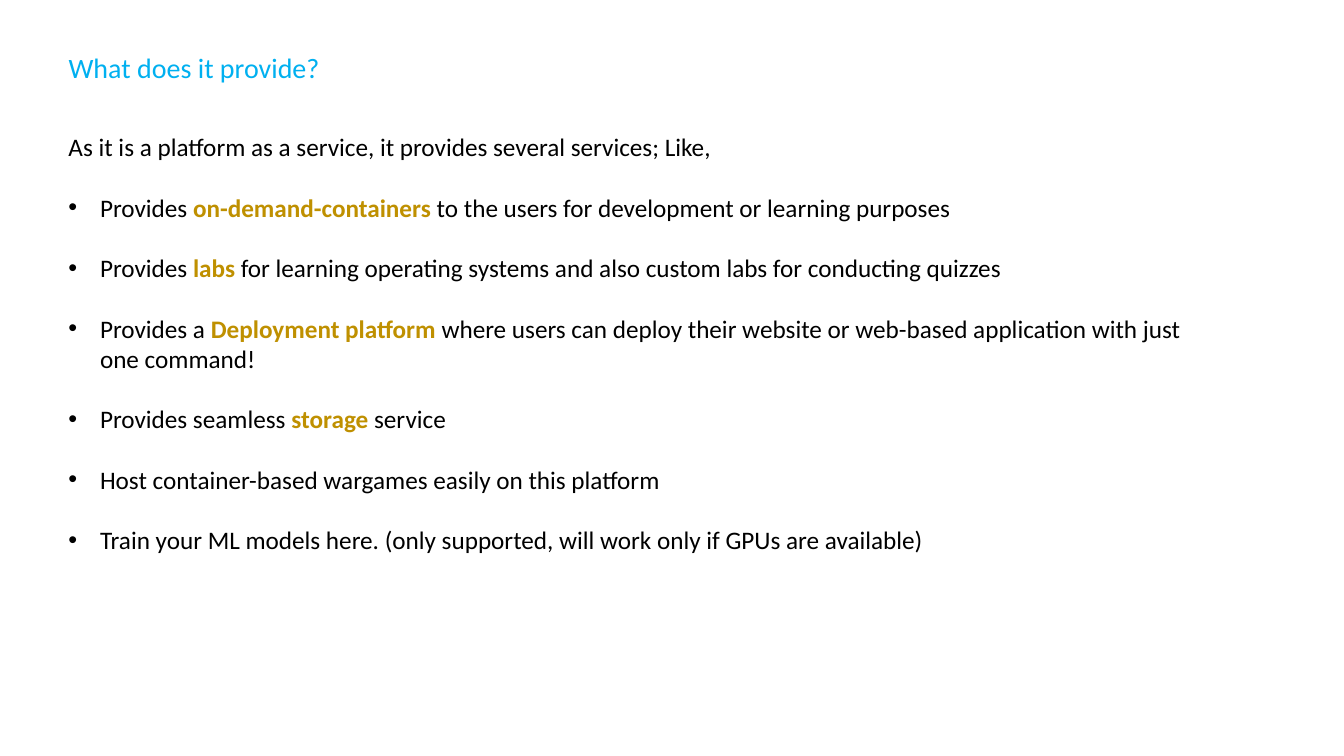
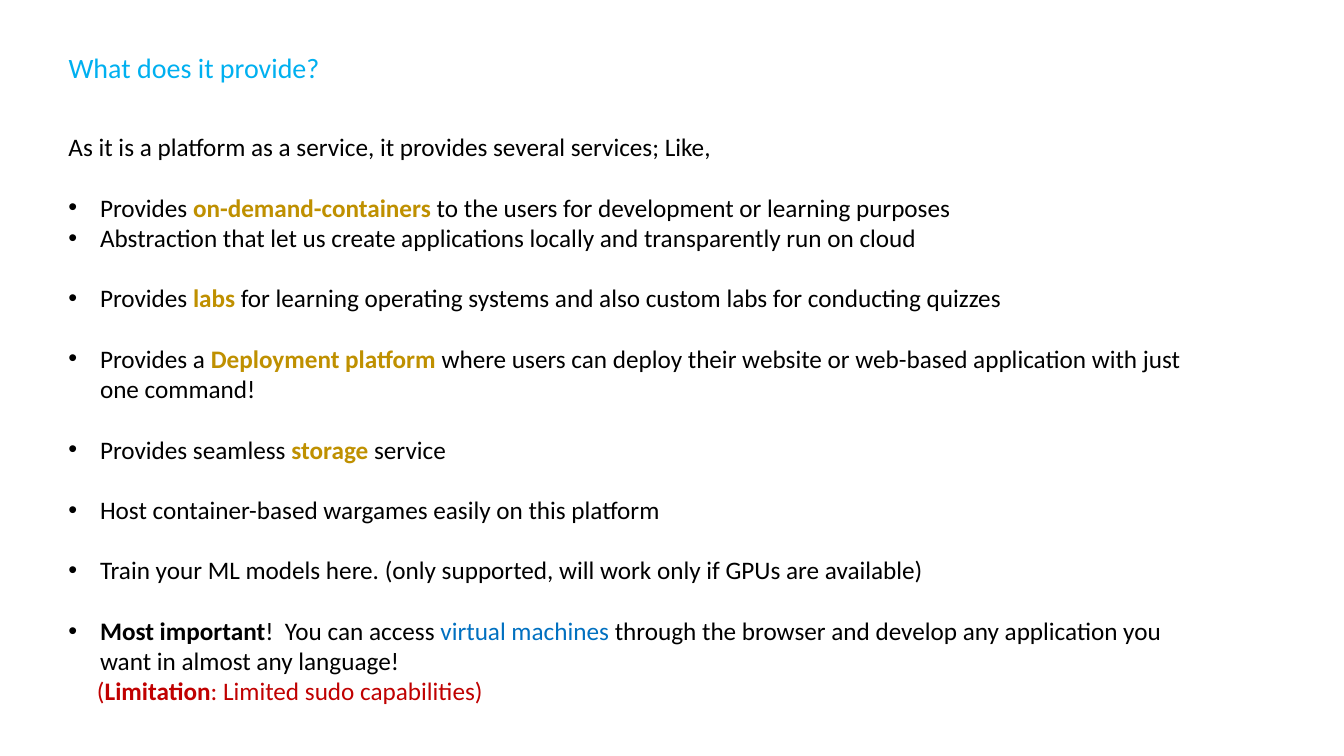
Before and after one commit to VaradBelwalkar/Scalable-Platform-as-a-Service, a slide deck: slide 2 of reference.pptx. Drawn at 1344x756 pixels with LibreOffice and Linux fonts; fonts in the diff are those of the drawing. Boxes give left, top, right and bottom in pixels: in the first picture for what was removed or moved away, otherwise in the second. Text is boxed around its words. In the diff, an @@ line names an element or a change of style, - is before the commit and + after.

```diff
--- a/reference.pptx
+++ b/reference.pptx
@@ text at (100, 229, 916, 251): paragraph added @@
+• Abstraction that let us create applications locally and transparently run on cloud
@@ text at (97, 622, 1161, 704): paragraphs added @@
+• Most important! You can access virtual machines through the browser and develop any application you want in almost any language!
+(Limitation: Limited sudo capabilities)
```
Also in this commit, not shown: 4 other slides changed, 2 other files.
